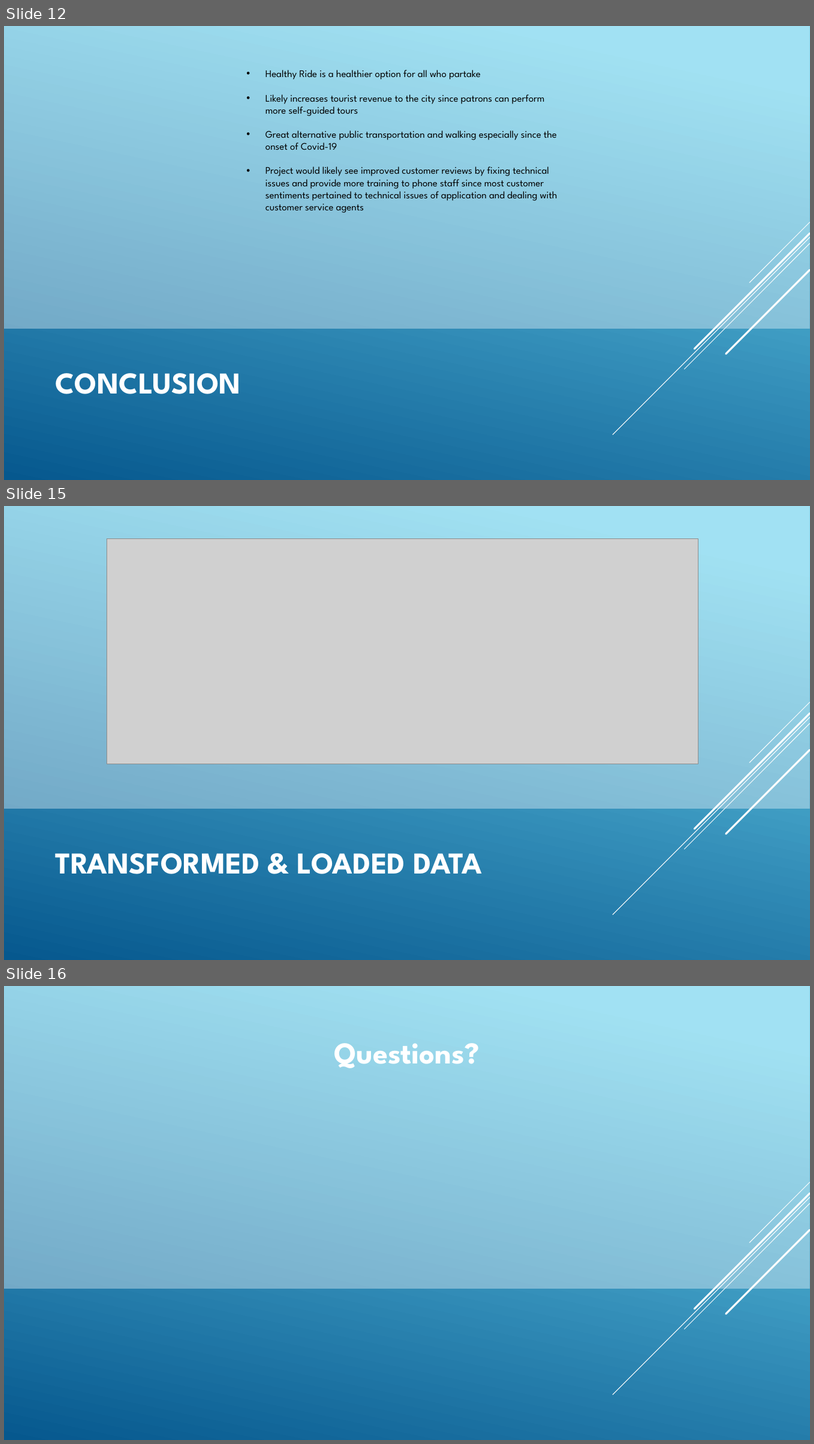
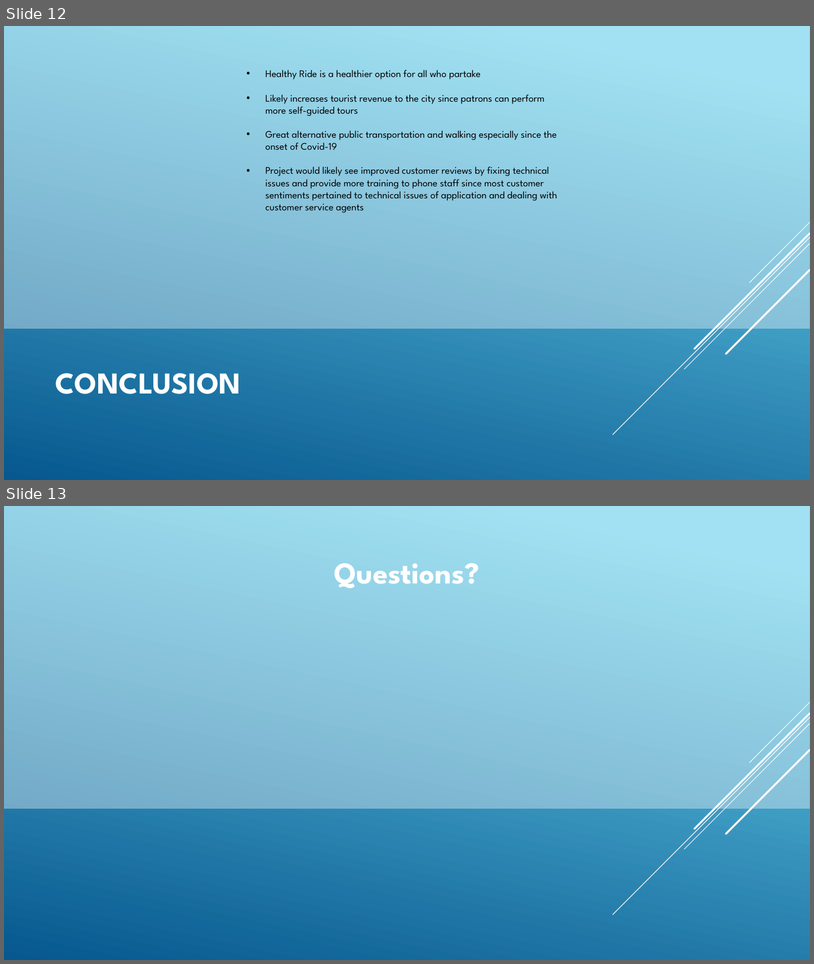
Before and after one commit to matth124/Projects, a slide deck: Pittsburgh Healthy Ride Analysis.pptx. Shown one above the other, each under a label of ours: slides 12, 15 and 16 before the commit, slides 12 and 13 after it; the slides between them are not shown. The pictures are 814x1444 and 814x964 pixels, drawn with LibreOffice and Linux fonts; fonts in the diff are those of the drawing; grey boxes stand for pictures. Boxes give left, top, right and bottom in pixels: in the first picture for what was removed or moved away, otherwise in the second. Text is boxed around its words. In the diff, an @@ line names an element or a change of style, - is before the commit and + after.

Commit message:
PowerPoint Analysis
PowerPoint Analysis illustrating my use of Python script for data cleansing, Power BI for visualization, DAX and Power Query for data manipulation

```diff
--- a/Pittsburgh Healthy Ride Analysis.pptx
+++ b/Pittsburgh Healthy Ride Analysis.pptx
@@ slide 15 removed at (4,506,810,960), background gradient #6ED2EB to #06588E @@
@@ snip diag rect removed at (4,506,810,808) @@
@@ picture removed at (107,538,698,764) @@
@@ group removed at (613,702,810,915): 5 lines @@
@@ title removed at (56,853,482,874) @@
-TRANSFORMED & LOADED DATA
@@ what was slide 16 is now slide 13 @@
```
Also in this commit, not shown: 2 slides changed, 2 other slides removed.
